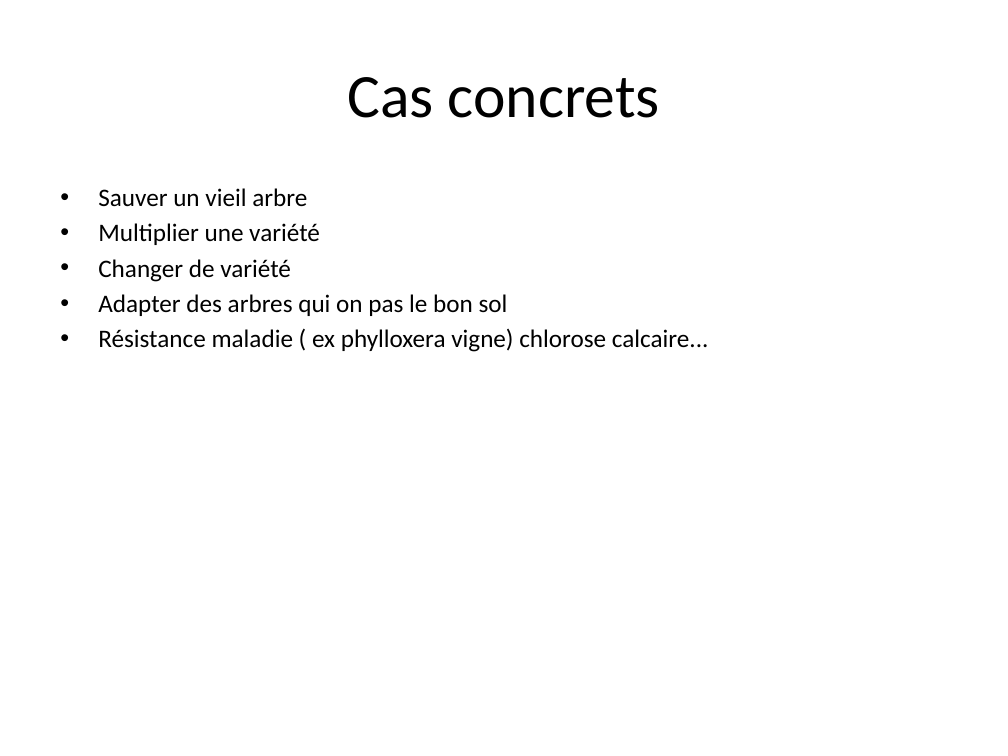
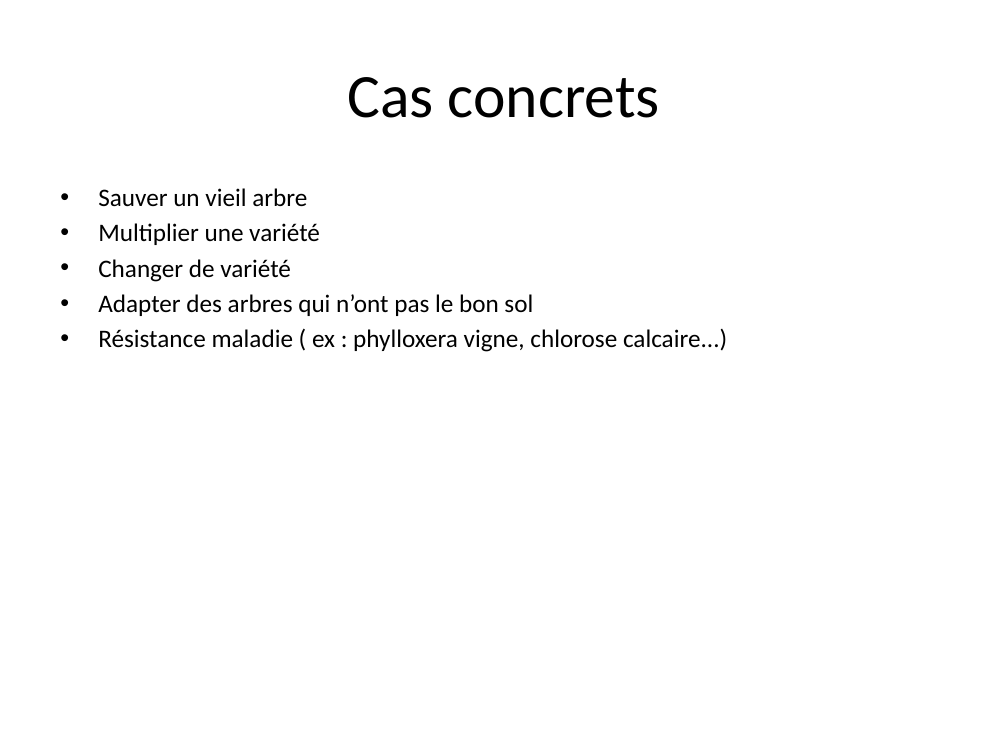
Before and after one commit to tranber28/greffe-arbres, a slide deck: slide 7 of greffe_arbres_final.odp. Drawn at 1008x756 pixels with LibreOffice and Linux fonts; fonts in the diff are those of the drawing. Boxes give left, top, right and bottom in pixels: in the first picture for what was removed or moved away, otherwise in the second. Text is boxed around its words. In the diff, an @@ line names an element or a change of style, - is before the commit and + after.

```diff
--- a/greffe_arbres_final.odp
+++ b/greffe_arbres_final.odp
@@ text at bbox=[98, 294, 727, 352]: text changed @@
-• Adapter des arbres qui on pas le bon sol
-• Résistance maladie ( ex phylloxera vigne) chlorose calcaire...
+• Adapter des arbres qui n’ont pas le bon sol
+• Résistance maladie ( ex : phylloxera vigne, chlorose calcaire...)
```
Also in this commit, not shown: 30 other slides changed, 4 slides added, 3 slides removed.
